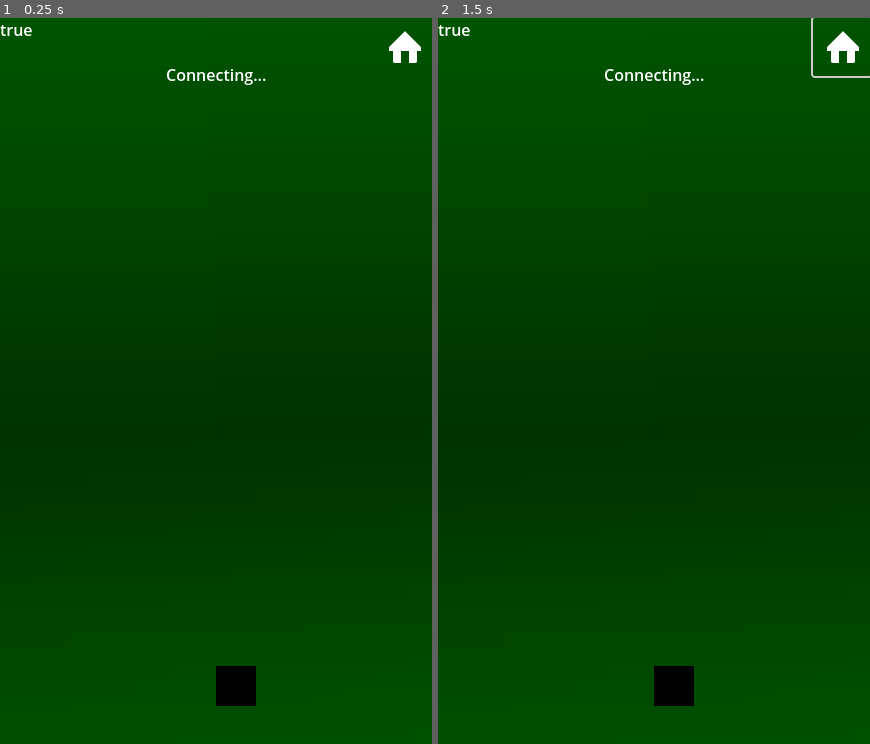
Above: before the commit, frames 1-2 (left to right).
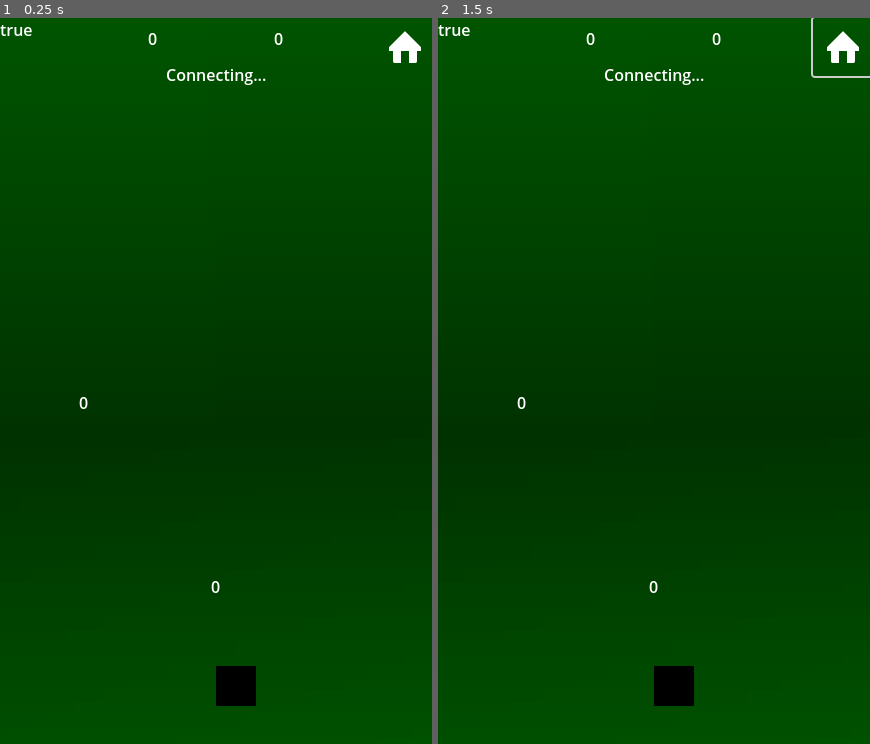
Above: after the commit, the same moments.

Repository: arian-nj/oldtix
Game: Godot game, scene res://Scenes/Game/Hokm4/GameHokm4.tscn
The game is run twice, just before and just after one commit, with the same random seed, the same clock (stepped at 60 frames per second) and the same inputs. This scene is started directly instead of the project's main scene.
Inputs (mouse positions are in pixels of both pictures, inside the frame that each line leads up to):
- Up to frame 1 (0.25 s): no input
- Up to frame 2 (1.5 s): click (844, 47) at 0.5 s; click (844, 47) at 1.25 s

The runs differ from the first frame. In frame 1, less than 0.1% of the frame differs, in the area x 18-66%, y 2-80%; in frame 2, less than 0.1%.

Commit message:
trick check

Diff:
--- a/game/Netw/Katana.gd
+++ b/game/Netw/Katana.gd
@@ -1,7 +1,7 @@
 extends Node
 
 
-const IPAddr:String = "192.168.6.205"
+const IPAddr:String = "192.168.211.205"
 const PortAddr:String = "4444"
 const BaseUrl:String = IPAddr
 const HttpBaseUrl:String = "http://"+BaseUrl +":4444"
--- a/game/Scenes/Game/Hokm4/GameHokm4.tscn
+++ b/game/Scenes/Game/Hokm4/GameHokm4.tscn
@@ -6,6 +6,8 @@
 [ext_resource type="Script" uid="uid://c2hac1kxc4hd1" path="res://Scenes/Game/Hokm4/table.gd" id="4_qoslj"]
 [ext_resource type="Texture2D" uid="uid://dk5ucuiithtbc" path="res://assets/icons/home.png" id="4_youex"]
 [ext_resource type="Script" uid="uid://ea2nqkryih34" path="res://Netw/KatanaSocket.gd" id="5_48k1w"]
+[ext_resource type="Script" uid="uid://saluitmh1llq" path="res://Scenes/Game/Hokm4/TurnScores.gd" id="5_bwnrb"]
+[ext_resource type="Script" uid="uid://ggywgqynjdcr" path="res://Scenes/Game/Hokm4/TrickScore.gd" id="6_do6i4"]
 [ext_resource type="Script" uid="uid://coue7g2pwtieo" path="res://Scenes/States/state_machine.gd" id="6_rcy6w"]
 [ext_resource type="Script" uid="uid://c3iw070iycfax" path="res://Scenes/Game/Hokm4/States/ConnectingState.gd" id="7_uxde4"]
 [ext_resource type="Script" uid="uid://n05vugmvpycb" path="res://Scenes/Game/Hokm4/States/MatchMaking.gd" id="8_ix53e"]
@@ -30,8 +32,8 @@
 anchors_preset = 15
 anchor_right = 1.0
 anchor_bottom = 1.0
-offset_top = 1.0
-offset_bottom = 1.0
+offset_top = 2.0
+offset_bottom = 2.0
 grow_horizontal = 2
 grow_vertical = 2
 script = ExtResource("1_i0n3b")
@@ -119,6 +121,94 @@
 offset_right = 40.0
 offset_bottom = 23.0
 
+[node name="TurnScores" type="Control" parent="Table" node_paths=PackedStringArray("MyTeamLabel", "OtherTeamLabel", "table")]
+layout_mode = 1
+anchors_preset = 15
+anchor_right = 1.0
+anchor_bottom = 1.0
+grow_horizontal = 2
+grow_vertical = 2
+mouse_filter = 2
+mouse_default_cursor_shape = 3
+script = ExtResource("5_bwnrb")
+MyTeamLabel = NodePath("MyTeamLabel")
+OtherTeamLabel = NodePath("OtherTeamLabel")
+table = NodePath("..")
+
+[node name="MyTeamLabel" type="Label" parent="Table/TurnScores"]
+layout_mode = 1
+anchors_preset = 7
+anchor_left = 0.5
+anchor_top = 1.0
+anchor_right = 0.5
+anchor_bottom = 1.0
+offset_left = -20.0
+offset_top = -211.0
+offset_right = 20.0
+offset_bottom = -188.0
+grow_horizontal = 2
+grow_vertical = 0
+text = "0"
+horizontal_alignment = 1
+vertical_alignment = 1
+
+[node name="OtherTeamLabel" type="Label" parent="Table/TurnScores"]
+layout_mode = 1
+anchors_preset = 4
+anchor_top = 0.5
+anchor_bottom = 0.5
+offset_left = 64.0
+offset_top = -11.5
+offset_right = 104.0
+offset_bottom = 11.5
+grow_vertical = 2
+text = "0"
+horizontal_alignment = 1
+vertical_alignment = 1
+
+[node name="TrickScore" type="Control" parent="Table" node_paths=PackedStringArray("MyTeamLabel", "OtherTeamLabel", "table")]
+layout_mode = 1
+anchors_preset = 5
+anchor_left = 0.5
+anchor_right = 0.5
+offset_left = -83.0
+offset_right = 83.0
+offset_bottom = 40.0
+grow_horizontal = 2
+script = ExtResource("6_do6i4")
+MyTeamLabel = NodePath("MyTeamLabel")
+OtherTeamLabel = NodePath("OtherTeamLabel")
+table = NodePath("..")
+
+[node name="MyTeamLabel" type="Label" parent="Table/TrickScore"]
+layout_mode = 1
+anchors_preset = 6
+anchor_left = 1.0
+anchor_top = 0.5
+anchor_right = 1.0
+anchor_bottom = 0.5
+offset_left = -40.0
+offset_top = -11.5
+offset_bottom = 11.5
+grow_horizontal = 0
+grow_vertical = 2
+text = "0"
+horizontal_alignment = 1
+vertical_alignment = 1
+
+[node name="OtherTeamLabel" type="Label" parent="Table/TrickScore"]
+layout_mode = 1
+anchors_preset = 4
+anchor_top = 0.5
+anchor_bottom = 0.5
+offset_top = -11.5
+offset_right = 40.0
+offset_bottom = 11.5
+grow_vertical = 2
+text = "0"
+horizontal_alignment = 1
+vertical_alignment = 1
+
 [node name="UI" type="Control" parent="."]
 layout_mode = 1
 anchors_preset = 15
--- a/game/Scenes/Game/Hokm4/States/game_turn.gd
+++ b/game/Scenes/Game/Hokm4/States/game_turn.gd
@@ -46,11 +46,10 @@
 
 	elif e.type == KEvent.TYPE_GAME_DATA:
 		status_label.text = "Turn Ended"
+		table.parse_game_data(e.data)
 		if last_card_played != null:
-			print("not null")
 			last_card_played.queue_free()
-		else:
-			print("null")
+			table.drawer.draw_cards()
 
 
 func _card_played(card:Card)->void:
--- /dev/null
+++ b/game/Scenes/Game/Hokm4/TrickScore.gd
@@ -0,0 +1,23 @@
+extends Node
+
+@export var MyTeamLabel:Label
+@export var OtherTeamLabel:Label
+
+@export var table:Game4Table
+
+func _ready() -> void:
+	table.GameDataUpdated.connect(_game_data_updated)
+
+
+func _game_data_updated(game_data:GameData)->void:
+	var my_score:int
+	var opp_score:int
+	if table.game_data.your_team == GameData.TeamOne:
+		my_score = table.game_data.team_one_trick_score
+		opp_score = table.game_data.team_two_trick_score
+	else:
+		my_score = table.game_data.team_two_trick_score
+		opp_score = table.game_data.team_one_trick_score
+
+	MyTeamLabel.text = str(my_score)
+	OtherTeamLabel.text = str(opp_score)
--- /dev/null
+++ b/game/Scenes/Game/Hokm4/TurnScores.gd
@@ -0,0 +1,23 @@
+class_name TurnScores extends Control
+
+@export var MyTeamLabel:Label
+@export var OtherTeamLabel:Label
+
+@export var table:Game4Table
+
+func _ready() -> void:
+	table.GameDataUpdated.connect(_game_data_updated)
+
+
+func _game_data_updated(game_data:GameData)->void:
+	var my_score:int
+	var opp_score:int
+	if table.game_data.your_team == GameData.TeamOne:
+		my_score = table.game_data.current_trick.team_one_turn_score
+		opp_score = table.game_data.current_trick.team_two_turn_score
+	else:
+		my_score = table.game_data.current_trick.team_two_turn_score
+		opp_score = table.game_data.current_trick.team_one_turn_score
+
+	MyTeamLabel.text = str(my_score)
+	OtherTeamLabel.text = str(opp_score)
--- a/game/Scenes/Game/Hokm4/table.gd
+++ b/game/Scenes/Game/Hokm4/table.gd
@@ -1,4 +1,6 @@
 class_name Game4Table extends Control
+
+signal GameDataUpdated(game_data:GameData)
 
 var isMyTurn:bool = false
 
@@ -24,5 +26,6 @@
 		print("JSON Parse Error: ", json.get_error_message(), " in ", json_string, " at line ", json.get_error_line())
 		return
 
-	# print(json.data)
+	print(json.data)
 	game_data = JsonClassConverter.json_to_class(GameData,json.data)
+	GameDataUpdated.emit(game_data)
--- a/game/Scenes/Game/Types/GameData.gd
+++ b/game/Scenes/Game/Types/GameData.gd
@@ -2,6 +2,15 @@
 
 
 @export var id:String
+@export var your_team:int
 @export var players:Array[PlayerData]
 
 @export var current_trick:TrickData
+
+@export var team_one_trick_score:int
+@export var team_two_trick_score:int
+
+enum {
+	TeamOne = 0,
+	TeamTwo = 1
+}
--- a/game/Scenes/Game/Types/TrickData.gd
+++ b/game/Scenes/Game/Types/TrickData.gd
@@ -3,3 +3,6 @@
 @export var hokm:int
 @export	var hakem_index:int
 @export	var current_turn:TurnData
+
+@export	var team_one_turn_score:int
+@export	var team_two_turn_score:int
--- a/game/Scenes/Game/Types/TurnData.gd
+++ b/game/Scenes/Game/Types/TurnData.gd
@@ -1,7 +1,3 @@
 class_name TurnData extends Resource
 
-
-@export var id:String
-@export var players:Array[PlayerData]
-
-@export var current_trick:TrickData
+@export var played_cards:Array[CardPlayedData]
--- a/game/Scenes/LoginPanel/login_panel.gd
+++ b/game/Scenes/LoginPanel/login_panel.gd
@@ -68,7 +68,6 @@
 
 
 func _on_token_request_completed(_result: int, response_code: int, _headers: PackedStringArray, body: PackedByteArray)->void:
-
 	if response_code == HTTPClient.RESPONSE_OK:
 		ErrorBoard.new_error("You're In",ErrorClass.SuccessLevel)
 		var tokenBodyJson :Variant = JSON.parse_string(body.get_string_from_utf8())
--- a/game/project.godot
+++ b/game/project.godot
@@ -11,7 +11,7 @@
 [application]
 
 config/name="Master Card"
-run/main_scene="res://Scenes/SceneManager/SceneManager.tscn"
+run/main_scene="uid://c6gfbvcn354fp"
 config/features=PackedStringArray("4.4", "Mobile")
 config/icon="res://icon.svg"
 
Not shown: 1 places in game/Scenes/Game/Hokm4/GameHokm4.tscn that only renumber resources
Not shown, added: game/Scenes/Game/Hokm4/TrickScore.gd.uid
Not shown, added: game/Scenes/Game/Hokm4/TurnScores.gd.uid
Not shown, changed: backend/cmd/hokm2/gameLoop.go
